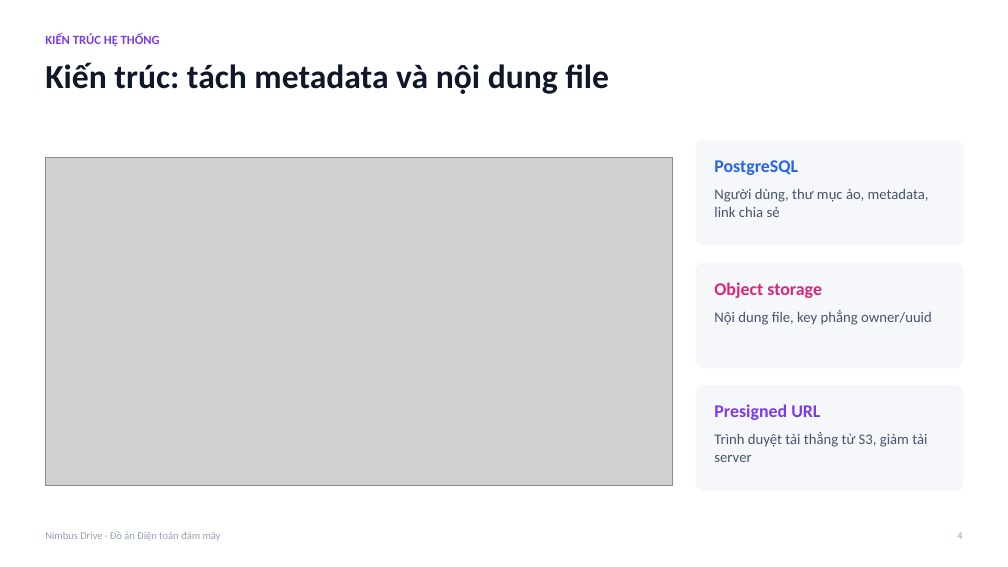
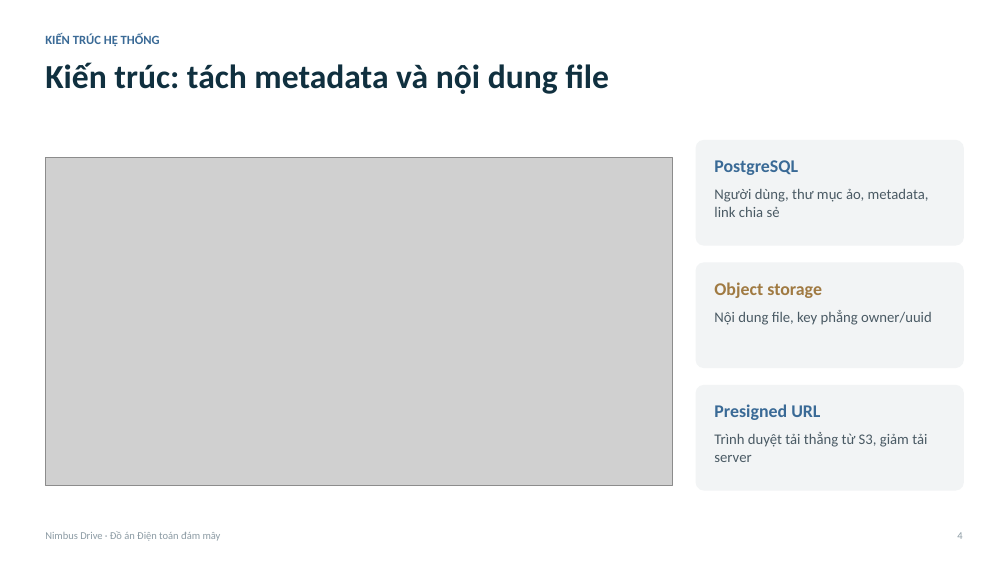
Before and after one commit to LeNhatHuyHyDrex/cloud-file-storage, a slide deck: slide 4 of docs/report/Slide_NimbusDrive.pptx. Drawn at 1008x567 pixels with LibreOffice and Linux fonts; fonts in the diff are those of the drawing; grey boxes stand for pictures. Boxes give left, top, right and bottom in pixels: in the first picture for what was removed or moved away, otherwise in the second. Text is boxed around its words. In the diff, an @@ line names an element or a change of style, - is before the commit and + after.

```diff
--- a/docs/report/Slide_NimbusDrive.pptx
+++ b/docs/report/Slide_NimbusDrive.pptx
@@ text "KIẾN TRÚC HỆ THỐNG" at (45, 33, 160, 46): text colour #7C3AED to #3A6A96 @@
@@ text "Kiến trúc: tách metadata và ..." at (45, 62, 609, 94): text colour #0F172A to #10303F @@
@@ text "PostgreSQL" at (714, 160, 798, 175): text colour #2563EB to #3A6A96 @@
@@ text "Object storage" at (714, 282, 822, 298): text colour #DB2777 to #A07A42 @@
@@ fill #F5F7FB to #F2F4F5 in 3 elements at (696, 140, 964, 246), (696, 262, 964, 368), (696, 385, 964, 491) @@
@@ text "Presigned URL" at (714, 404, 820, 420): text colour #7C3AED to #3A6A96 @@
@@ text "Nimbus Drive · Đồ án ..." at (45, 531, 221, 541): text colour #94A3B8 to #8C9BA4 @@
```
Also in this commit, not shown: 16 other slides changed, 33 other files.
